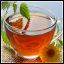
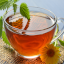
Layers edited between the first and the second 64 × 64 image:
removed layer "light" (was overlay, 50%) over left=1, top=1, right=63, bottom=63
removed layer "border" over left=0, top=0, right=64, bottom=64
